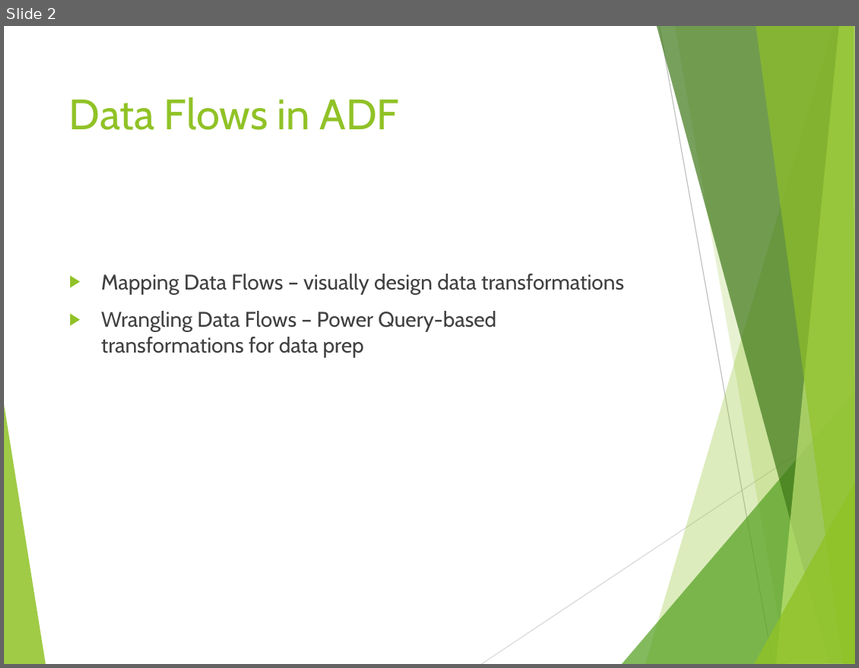
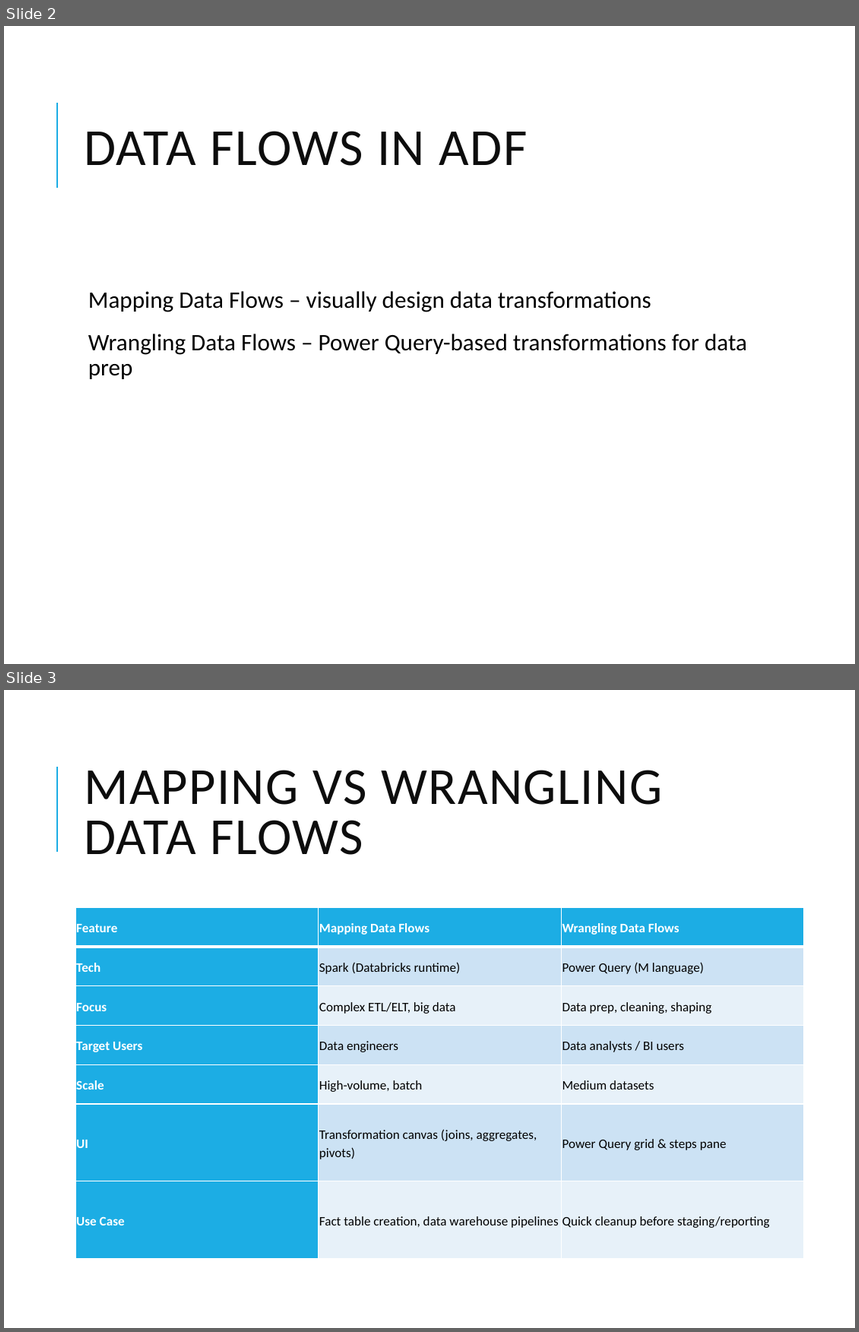
Before and after one commit to vivek1570/DE-Content-WithSnowflakes, a slide deck: Week-1/Day-4/ADF_Advanced_Concepts.pptx. Shown one above the other, each under a label of ours: slide 2 before the commit, slides 2 and 3 after it. The pictures are 859x668 and 859x1332 pixels, drawn with LibreOffice and Linux fonts; fonts in the diff are those of the drawing. Boxes give left, top, right and bottom in pixels: in the first picture for what was removed or moved away, otherwise in the second. Text is boxed around its words. In the diff, an @@ line names an element or a change of style, - is before the commit and + after.

```diff
--- a/Week-1/Day-4/ADF_Advanced_Concepts.pptx
+++ b/Week-1/Day-4/ADF_Advanced_Concepts.pptx
@@ slide 3 added at (4,690,855,1328), background #FFFFFF; not listed: 1 template element that a slide beside it also shows @@
@@ title added at (84,770,662,855), 44 pt, text #0D0D0D @@
+MAPPING VS WRANGLING DATA FLOWS
@@ table added at (75,907,804,1258), 7 rows, 3 columns @@
+Feature | Mapping Data Flows | Wrangling Data Flows
+Tech | Spark (Databricks runtime) | Power Query (M language)
+Focus | Complex ETL/ELT, big data | Data prep, cleaning, shaping
+Target Users | Data engineers | Data analysts / BI users
+Scale | High-volume, batch | Medium datasets
+UI | Transformation canvas (joins, aggregates, pivots) | Power Query grid & steps pane
+Use Case | Fact table creation, data warehouse pipelines | Quick cleanup before staging/reporting
@@ slide 2 changed as well @@
@@ title "DATA FLOWS IN ADF" at (84,131,528,166): vertical alignment top to middle @@
@@ line added from (56, 188) to (56, 103), #1CADE4 1.5 pt @@
@@ title at (84,131,528,166): text changed; size 36 to 44 pt; font Cabin to Calibri; text colour #90C226 to #0D0D0D @@
-Data Flows in ADF
+DATA FLOWS IN ADF
@@ text "Mapping Data Flows – visually ...": place and size @@
-text "Mapping Data Flows – visually ..." at (101,274,624,357)
+text "Mapping Data Flows – visually ..." at (88,291,747,379)
@@ text "Mapping Data Flows – visually ..." at (88,291,747,379): size 18 to 20 pt, font Cabin to Calibri, text colour #404040 to #000000; bullet ▶ to  ; line spacing 1 to 0.9; more space between paragraphs; bullet colour #90C226 to #1CADE4 @@
@@ group removed at (4,26,855,664): 8 freeform shapes, 2 lines @@
```
Also in this commit, not shown: 9 other slides changed, 1 other slide added, 20 other files.
